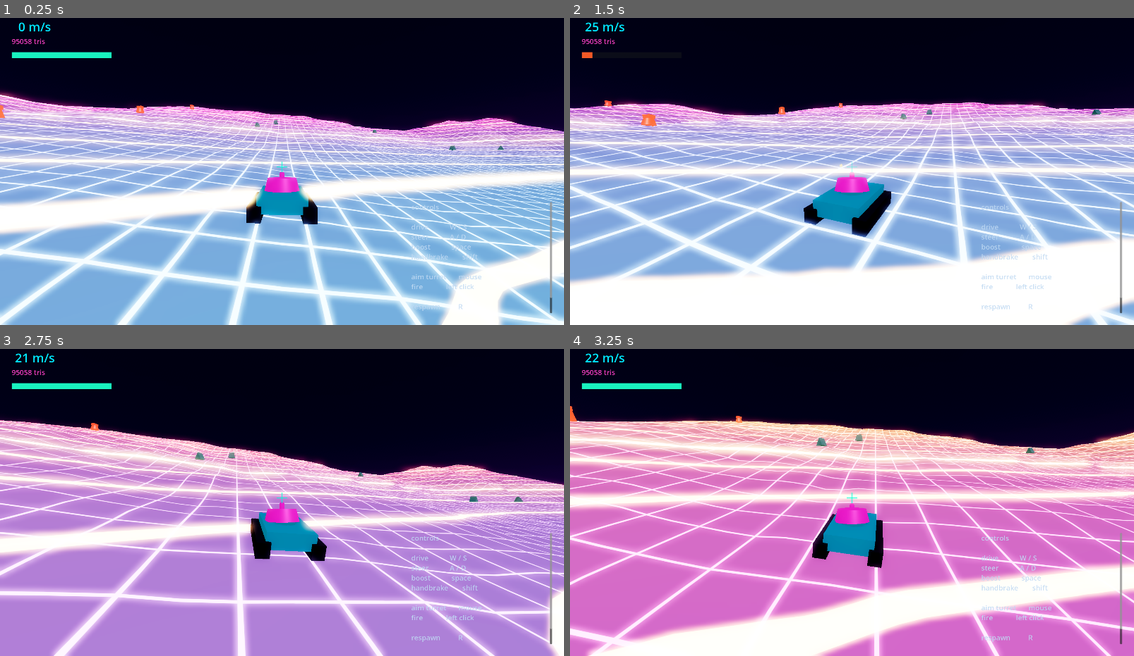
Above: before the commit, frames 1-4 (two rows, left to right).
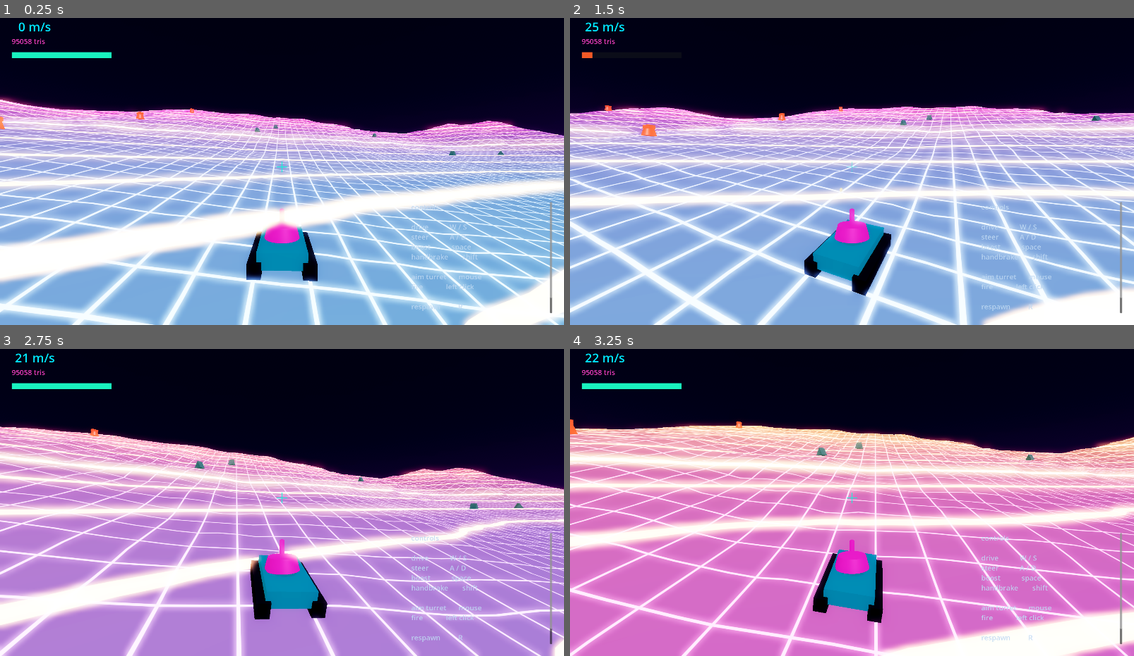
Above: after the commit, the same moments.

Repository: DawoodBhatti/psychedelic-tank-game
Game: Godot game, scene res://main.tscn
The game is run twice, just before and just after one commit, with the same random seed, the same clock (stepped at 60 frames per second) and the same inputs.
Inputs (mouse positions are in pixels of both pictures, inside the frame that each line leads up to):
- Up to frame 1 (0.25 s): no input
- Up to frame 2 (1.5 s): move the mouse to (880, 165) at 0.52 s; hold Space (boost) 0.53-1.28 s; hold W (drive_forward) from 0.53 s (still down); move the mouse to (823, 168) at 1.27 s; click (823, 168) at 1.35 s
- Up to frame 3 (2.75 s): keep holding W (drive_forward); move the mouse to (293, 493) at 2.02 s; hold F (toggle_trip) from 2.03 s (still down)
- Up to frame 4 (3.25 s): keep holding W (drive_forward); move the mouse to (846, 502) at 2.77 s; release F (toggle_trip) at 2.78 s; tap Space (boost) at 2.85 s

The runs differ from the first frame. In frame 1, 47% of the frame differs, in the area x 0-100%, y 23-100%; in frame 2, 51%, in the area x 0-100%, y 26-100%; in frame 3, 37%; in frame 4, 49%.

Commit message:
S1b: raise the camera pivot, and stop contours drawing on flat ground
Camera height moved to the pivot rather than the pitch bias: CameraArm y
1.4 -> 4.2 in tank.tscn (pivot 5.5 = Turret 1.3 + arm 4.2). The coupling
line is now barrel_pitch * CAMERA_PITCH_FOLLOW + CAMERA_PITCH_BIAS, with
both constants named so height and pitch cannot be tangled again - that
tangling is what hid the S1 inversion.

Resting height above the tank 2.745 -> 5.545, clearing the 2.75 gate;
8.247 at barrel_pitch -12 and +1.011 at +42. Bias still -5.0 and follow
still 0.6, so the height was not bought by re-biasing pitch. S1's open
item is closed: at full elevation the uncollided camera was 1.79 m below
the hull origin and now sits 1.011 above it.

The valley-floor contour flicker was cause (a), flat ground collapsing
fwidth to zero, identified by measurement before the fix. Marching-cubes
normals are flat per triangle, so the floor measures 1-|n.y| of exactly
0.0000 on three facets - world Y is constant across them, fwidth is
exactly zero, the smoothstep becomes a hard step and the facet flips as a
whole. Hillsides measure 0.0140-0.2295. Cause (b) is ruled out on its own
premise: a minor line emits luminance ~1.20 against a 0.85 glow threshold
everywhere in the frame, so the floor being dark cannot be what puts it
at the threshold.

Fix is contours *= smoothstep(0.003, 0.012, 1.0 - abs(n.y)), consts not
uniforms, thresholds set between the two measured populations.
contour_width 0.05 and contour_strength 1.8 are untouched - both were
forbidden dials. Flat slab moves dluma -22.8/-27.9 and dgrey
-0.599/-0.629 while sloped bands move 0.0 on both channels, and the
slopes keep S1's contours at +4.8 luma / +0.074 grey.

Tests 1-6 pass: fps min 118.0 avg 119.8, load 4.371 s, check_resources
PASS {"checked":12,"failed":[]}, zero errors and zero warnings.

Also corrects the roadmap: S1b's gate named s1-contours-before.png as its
control, which is the pre-contour frame and differs from post-S1 by two
changes. The valid control is s1-review-after.png. S3 gains a note that
the new relief consts must be re-derived when the clipmap replaces
marching cubes, since continuous normals change the population they sit
between.

Co-Authored-By: Claude Opus 5 <noreply@anthropic.com>

Diff:
--- a/tank/tank.gd
+++ b/tank/tank.gd
@@ -78,6 +78,30 @@
 const PITCH_MIN := -12.0             # the gun can only depress a little
 const PITCH_MAX := 42.0
 
+# ------------------------------------------------------------
+# Camera coupling
+# ------------------------------------------------------------
+# TWO CONSTANTS, TWO JOBS, AND THEY ARE NOT INTERCHANGEABLE. The camera's
+# HEIGHT is the arm's pivot - Turret y 1.3 + CameraArm y 4.2 = 5.5 above the
+# hull origin, in tank.tscn, which is the only place it is set. The camera's
+# PITCH is what follows the gun, and that is these two numbers and nothing
+# else.
+#
+# They were tangled once. The pre-S1 line was `-barrel_pitch * 0.6 - 10`, where
+# the -10 was silently buying height: the arm holds the camera 13 units out
+# along its local +Z, so an arm pitched down lifts the camera by
+# -13 * sin(pitch) and a large negative bias reads as "higher". Un-inverting the
+# sign therefore dropped the resting camera from ~6.0 to 2.75 without anyone
+# touching a height. Height goes in the pivot; pitch goes here.
+
+## How much of the gun's elevation the camera follows. Under 1.0 so the view
+## swings gentler than the gun does.
+const CAMERA_PITCH_FOLLOW := 0.6
+
+## Degrees the resting view sits below the gun's line. Trim for FRAMING only -
+## it is not the height dial, and using it as one is the bug described above.
+const CAMERA_PITCH_BIAS := -5.0
+
 # ============================================================
 # State
 # ============================================================
@@ -264,11 +288,11 @@
 	# _apply_aim(): that depresses the gun on mouse-up, which is the opposite of
 	# what was asked, and every automated test still passes.
 	#
-	# The 0.6 keeps the camera's swing gentler than the gun's, and the -5.0 sits
-	# the resting view (barrel_pitch 8) a hair below level. The arm masks layer
-	# 1, so at full elevation it pulls in against the terrain it swings down
-	# into rather than clipping through it.
-	camera_arm.rotation_degrees.x = barrel_pitch * 0.6 - 5.0
+	# PITCH ONLY. Height is the pivot's y in tank.tscn - see the note on
+	# CAMERA_PITCH_FOLLOW / CAMERA_PITCH_BIAS. The arm masks layer 1, so at full
+	# elevation it pulls in against the terrain it swings down into rather than
+	# clipping through it.
+	camera_arm.rotation_degrees.x = barrel_pitch * CAMERA_PITCH_FOLLOW + CAMERA_PITCH_BIAS
 
 
 # ------------------------------------------------------------
--- a/tank/tank.tscn
+++ b/tank/tank.tscn
@@ -86,7 +86,7 @@
 transform = Transform3D(1, 0, 0, 0, 1, 0, 0, 0, 1, 0, 0, -3.1)
 
 [node name="CameraArm" type="SpringArm3D" parent="Turret"]
-transform = Transform3D(1, 0, 0, 0, 1, 0, 0, 0, 1, 0, 1.4, 0)
+transform = Transform3D(1, 0, 0, 0, 1, 0, 0, 0, 1, 0, 4.2, 0)
 collision_mask = 1
 spring_length = 13.0
 margin = 0.5
--- a/terrain/shaders/neon_terrain.gdshader
+++ b/terrain/shaders/neon_terrain.gdshader
@@ -87,6 +87,31 @@
 // large; doubling both at once is what blows an index line out to white.
 const float CONTOUR_INDEX_BOOST = 1.6;
 const float CONTOUR_INDEX_WIDTH = 0.4;
+
+// THERE IS NO CONTOUR LINE ON FLAT GROUND, which is both what a real contour
+// map does and the fix for an artifact this shader had on the valley floor.
+//
+// The measurement. Chunk normals are FLAT per triangle (chunk.gd stores one
+// geometric face normal per vertex), and on the valley floor 16 of 20 sampled
+// facets came back with n.y of exactly -1.0: perfectly horizontal. World Y is
+// then CONSTANT across the whole facet, so fwidth() in contour_band() is
+// exactly zero, its smoothstep collapses to a hard unantialiased step, and the
+// facet lights up or goes dark as a WHOLE. That is an area flipping, not a
+// line, and it is what read as flicker while driving. The existing fw fade in
+// contour_band() is built for the opposite end - lines bunching on steep faces
+// - and does nothing here.
+//
+// So fade by how fast world Y actually changes across the surface. 1 - |n.y|
+// is that, cheaply. The band sits between two MEASURED populations of
+// 1 - |n.y|: the valley floor's 0.0000-0.0036 (0-4.9 degrees) and the
+// hillsides' 0.0140-0.0539 (9.6-19 degrees). In angle, lines vanish below
+// ~4.4 degrees and are at full weight above ~8.9.
+//
+// Consts, not uniforms, for the same reason the two above are: this is the
+// shape of a contour line, tied to the facet normals marching cubes produces,
+// not a dial a level retunes. The uniforms are the per-level ones.
+const float CONTOUR_RELIEF_MIN = 0.003;
+const float CONTOUR_RELIEF_FULL = 0.012;
 
 // --- The trippy half -------------------------------------------------------
 // Driven from the game by a single uniform so the whole effect is one number
@@ -175,6 +200,10 @@
 	float index = contour_band(v_world_pos.y, index_interval,
 		contour_width * CONTOUR_INDEX_WIDTH);
 	float contours = minor + index * CONTOUR_INDEX_BOOST;
+	// Both families fade together: an index line on flat ground is the same
+	// artifact, only heavier. See CONTOUR_RELIEF_MIN.
+	contours *= smoothstep(CONTOUR_RELIEF_MIN, CONTOUR_RELIEF_FULL,
+		1.0 - abs(n.y));
 
 	// Rim: NORMAL and VIEW are both view-space in fragment, so this needs no
 	// extra varying.
Not shown, added: .claude/learnings/2026-08-30-a-gate-that-prescribes-a-pose-can-prescribe-an-unusable-one.md
Not shown, added: .claude/learnings/2026-08-30-control-shot-is-only-a-control-for-its-commit.md
Not shown, changed: docs/roadmap.md
